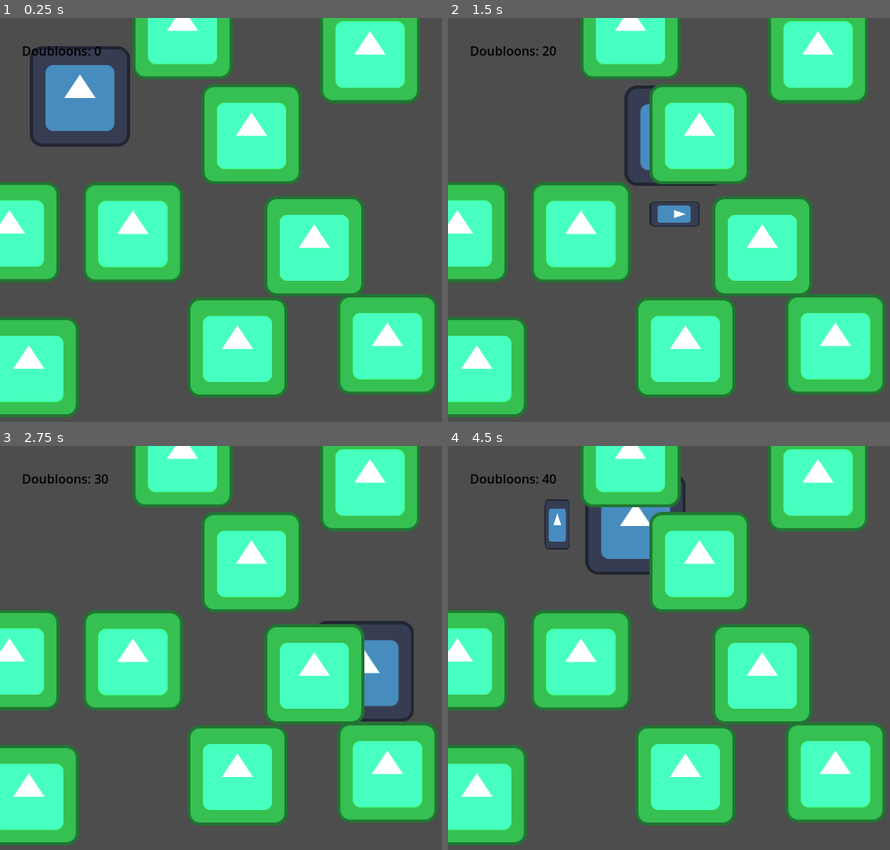
Above: before the commit, frames 1-4 (two rows, left to right).
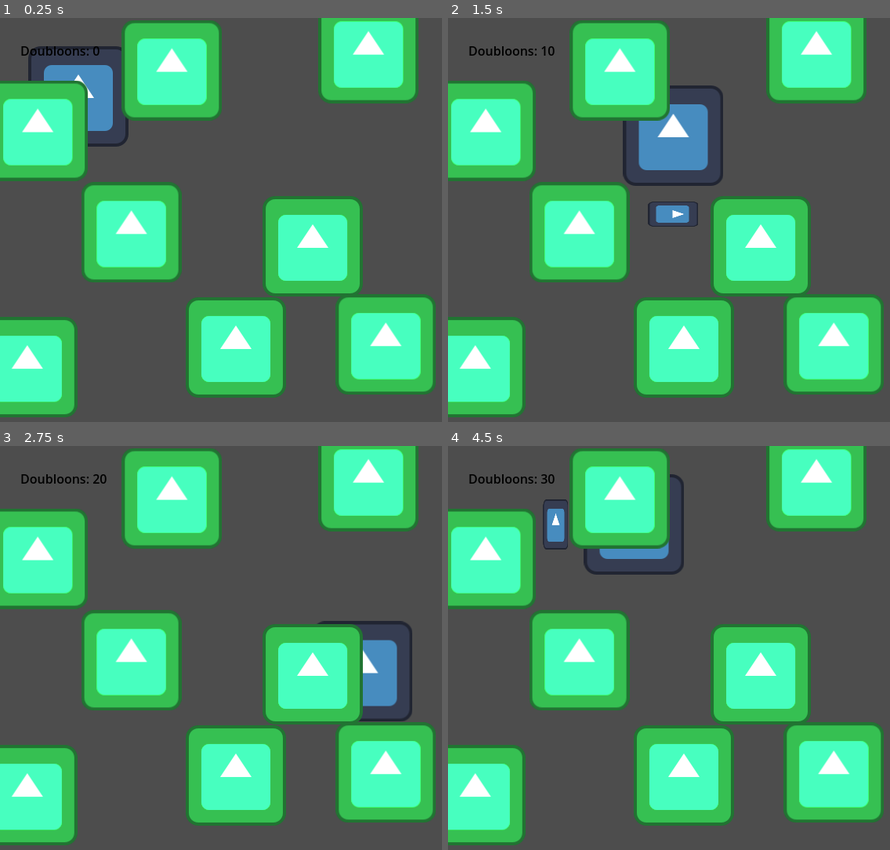
Above: after the commit, the same moments.

Repository: Bybett/Shinobi-Code
Game: Godot game, scene res://Scenes/root_scene_linux.tscn
Same seed, same stepped clock (60 frames per second), same inputs: the game is played once before the commit and once after it. The engine's default icon, where the game draws it, is replaced by a stand-in: a white triangle on a blue panel in a dark square.
Inputs:
- Up to frame 1 (0.25 s): no input
- Up to frame 2 (1.5 s): tap Enter at 0.5 s; hold D (Right) 0.53-1.28 s; tap Space (Space) at 0.6, 1.35 s; hold S (Down) from 1.28 s (still down)
- Up to frame 3 (2.75 s): release S (Down) at 2.03 s; hold D (Right) from 2.03 s (still down); tap Space (Space) at 2.1 s
- Up to frame 4 (4.5 s): release D (Right) at 2.78 s; hold W (Up) 2.78-3.53 s; tap Space (Space) at 2.85, 3.6, 4.35 s; hold A (Left) from 3.53 s (still down)

The runs differ from the first frame. In frame 1, 22% of the frame differs, in the area x 0-99%, y 0-99%; in frame 2, 22%; in frame 3, 22%; in frame 4, 22%.

Commit message:
Fixed crash
Signed-off-by: Byron.C <byronrwcor@protonmail.com>

Diff:
--- a/slime-slayer/Scenes/Player Scenes/player_scene.tscn
+++ b/slime-slayer/Scenes/Player Scenes/player_scene.tscn
@@ -1,13 +1,12 @@
 [gd_scene load_steps=4 format=3 uid="uid://blnfphlrjc7qm"]
 
 [ext_resource type="Texture2D" uid="uid://bhsq2hgmgm18m" path="res://icon.svg" id="1_h41yx"]
-[ext_resource type="Script" path="res://Scripts/player_script.gd" id="1_nbutc"]
+[ext_resource type="Script" uid="uid://b1ko4q1xxkrhc" path="res://Scripts/player_script.gd" id="1_nbutc"]
 
 [sub_resource type="RectangleShape2D" id="RectangleShape2D_lyul1"]
 size = Vector2(128, 129)
 
 [node name="PlayerNode" type="Area2D"]
-position = Vector2(100, 100)
 script = ExtResource("1_nbutc")
 
 [node name="CollisionShape2D" type="CollisionShape2D" parent="."]
--- a/slime-slayer/Scenes/Player Scenes/sword_swipe.tscn
+++ b/slime-slayer/Scenes/Player Scenes/sword_swipe.tscn
@@ -1,12 +1,12 @@
 [gd_scene load_steps=4 format=3 uid="uid://dstx040vqj326"]
 
-[ext_resource type="Script" path="res://Scripts/sword_script.gd" id="1_bt0d8"]
+[ext_resource type="Script" uid="uid://udylmdcb06hb" path="res://Scripts/sword_script.gd" id="1_bt0d8"]
 [ext_resource type="Texture2D" uid="uid://bhsq2hgmgm18m" path="res://icon.svg" id="1_jh7u7"]
 
 [sub_resource type="RectangleShape2D" id="RectangleShape2D_de11f"]
 size = Vector2(32, 64)
 
-[node name="SwordSwipe" type="Area2D"]
+[node name="SwordSwipeNode" type="Area2D"]
 script = ExtResource("1_bt0d8")
 
 [node name="CollisionShape2D" type="CollisionShape2D" parent="."]
--- a/slime-slayer/Scenes/root_scene_linux.tscn
+++ b/slime-slayer/Scenes/root_scene_linux.tscn
@@ -13,7 +13,6 @@
 default_font_size = 16
 
 [node name="Node2D" type="Node2D"]
-position = Vector2(2, 0)
 script = ExtResource("1_irq5f")
 
 [node name="Player" parent="." instance=ExtResource("1_c0w1u")]
--- a/slime-slayer/Scripts/player_script.gd
+++ b/slime-slayer/Scripts/player_script.gd
@@ -53,7 +53,6 @@
 			sprite.modulate = Color(1, 0, 0, 1)
 			is_moving = false
 			return
-
 		print("Hero Health: ", Globals.HERO_HEALTH, " | Score: ", Globals.score)
 
 
--- a/slime-slayer/Scripts/sword_script.gd
+++ b/slime-slayer/Scripts/sword_script.gd
@@ -17,4 +17,4 @@
 		if remaining_life <= 0:
 			area.queue_free()
 			Globals.score += 50  # +50 for killing
-	print("Slime Health: ", area.life, " | score: ", Globals.score)
+		print("Slime Health: ", area.life, " | score: ", Globals.score)
--- a/slime-slayer/project.godot
+++ b/slime-slayer/project.godot
@@ -12,7 +12,7 @@
 
 config/name="Slime Slayer"
 run/main_scene="res://Scenes/root_scene_linux.tscn"
-config/features=PackedStringArray("4.3", "GL Compatibility")
+config/features=PackedStringArray("4.4", "GL Compatibility")
 config/icon="res://icon.svg"
 
 [autoload]
Not shown: 1 places in slime-slayer/Scenes/enemy_scene.tscn that only renumber resources
Not shown: 1 places in slime-slayer/Scenes/root_scene_linux.tscn that only renumber resources
Not shown, added: slime-slayer/Scripts/enemy_collision.gd.uid
Not shown, added: slime-slayer/Scripts/enemy_script.gd.uid
Not shown, added: slime-slayer/Scripts/globals.gd.uid
Not shown, added: slime-slayer/Scripts/main_script.gd.uid
Not shown, added: slime-slayer/Scripts/player_script.gd.uid
Not shown, added: slime-slayer/Scripts/score_script.gd.uid
Not shown, added: slime-slayer/Scripts/slime_spawner.gd.uid
Not shown, added: slime-slayer/Scripts/sword_script.gd.uid
Not shown, added: slime-slayer/object_script.gd.uid
